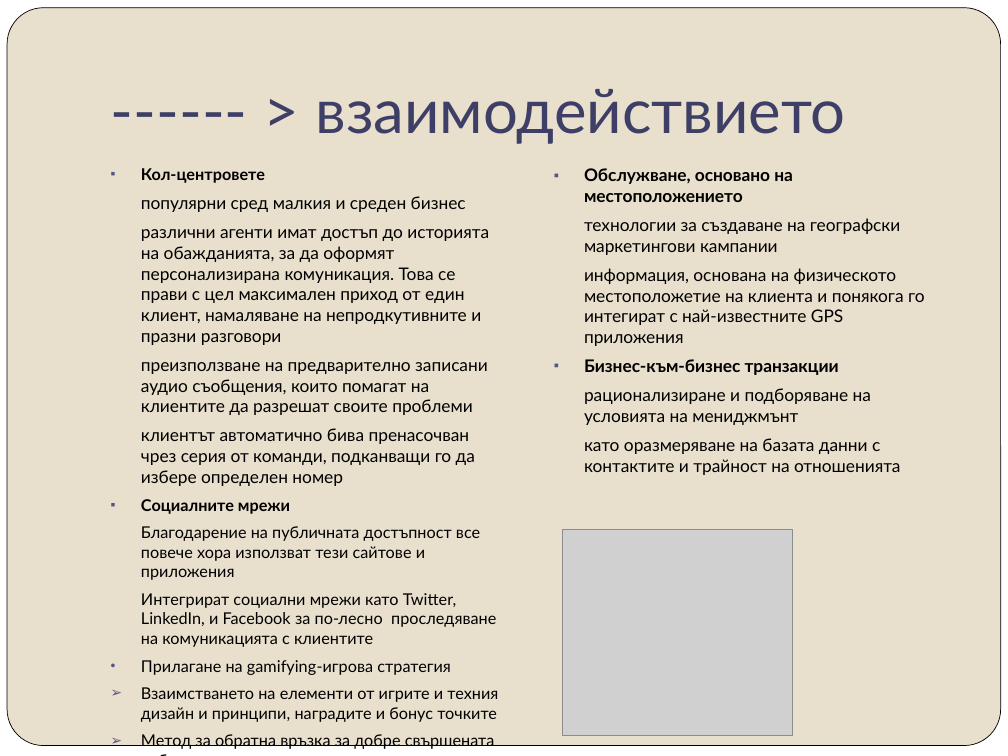
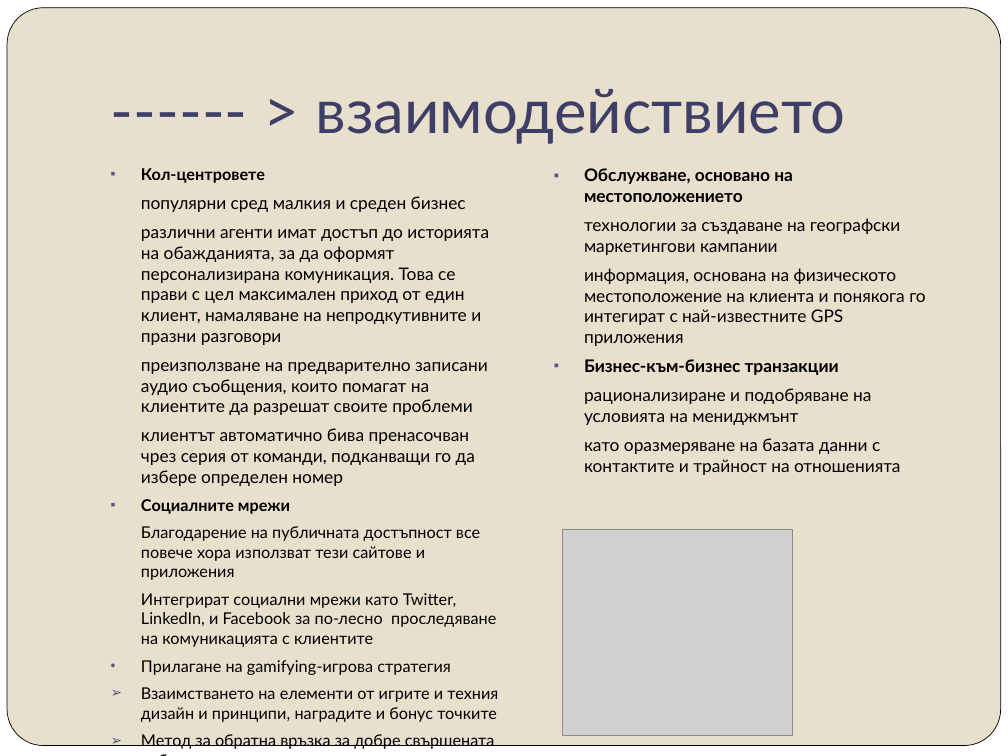
Before and after one commit to vladimarkova/E-business_CRM_systems_article, a slide deck: slide 9 of Курсов_проект_CRM_Systems_81271/CRM_системи_81271.pptx. Drawn at 1008x756 pixels with LibreOffice and Linux fonts; fonts in the diff are those of the drawing; grey boxes stand for pictures. Boxes give left, top, right and bottom in pixels: in the first picture for what was removed or moved away, otherwise in the second. Text is boxed around its words. In the diff, an @@ line names an element or a change of style, - is before the commit and + after.

```diff
--- a/Курсов_проект_CRM_Systems_81271/CRM_системи_81271.pptx
+++ b/Курсов_проект_CRM_Systems_81271/CRM_системи_81271.pptx
@@ text at (584, 268, 926, 346): text changed @@
-информация, основана на физическото местоположетие на клиента и понякога го интегират с най-известните GPS приложения
+информация, основана на физическото местоположение на клиента и понякога го интегират с най-известните GPS приложения
@@ text at (584, 388, 871, 425): text changed @@
-рационализиране и подборяване на условията на мениджмънт
+рационализиране и подобряване на условията на мениджмънт
```
Also in this commit, not shown: 6 other slides changed, 4 other files.
